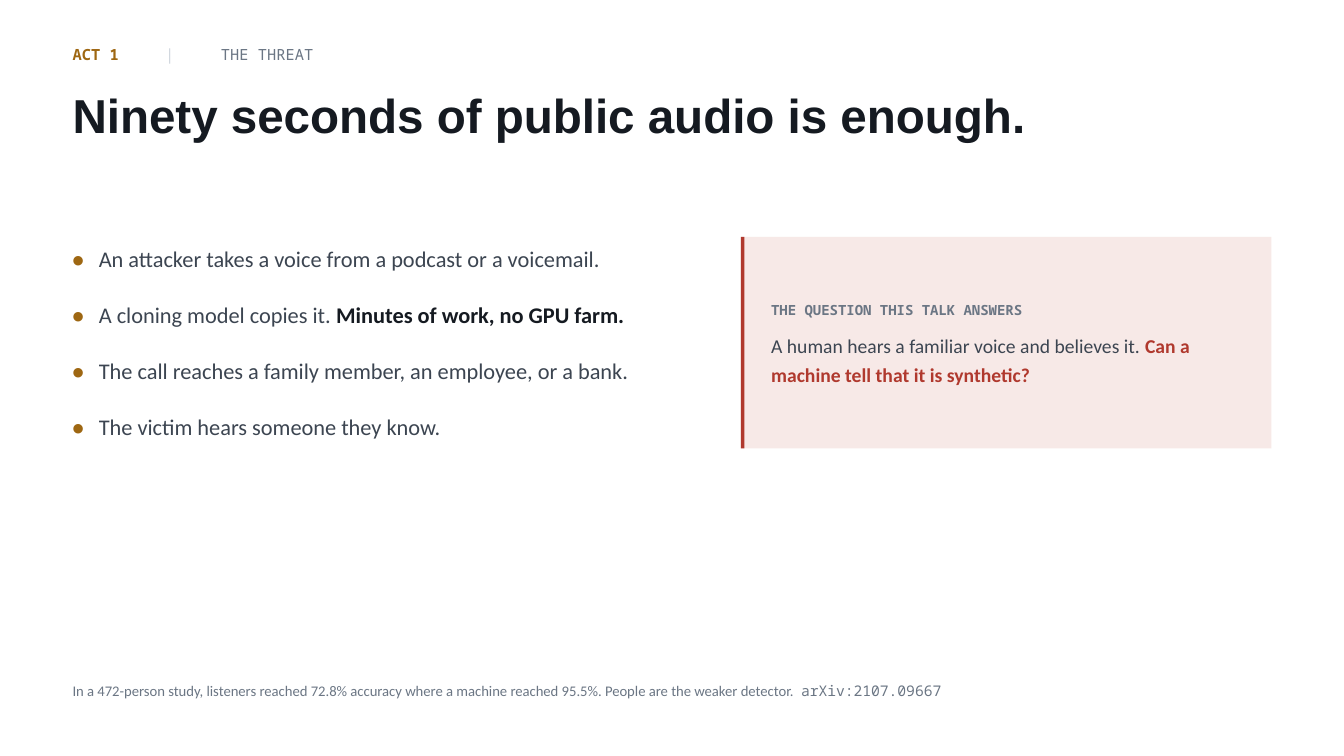
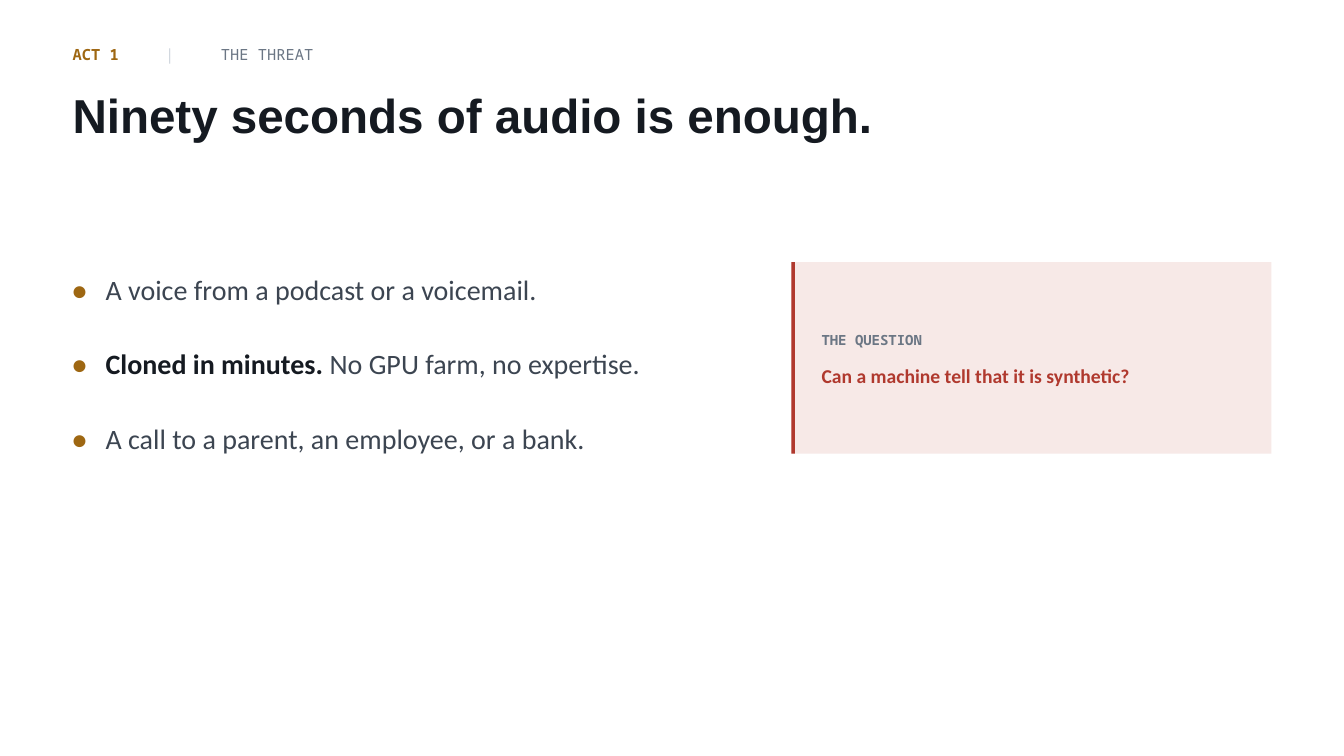
Before and after one commit to mertBiricik/vishing, a slide deck: slide 2 of slides/proposal.pptx. Drawn at 1344x756 pixels with LibreOffice and Linux fonts; fonts in the diff are those of the drawing. Boxes give left, top, right and bottom in pixels: in the first picture for what was removed or moved away, otherwise in the second. Text is boxed around its words. In the diff, an @@ line names an element or a change of style, - is before the commit and + after.

```diff
--- a/slides/proposal.pptx
+++ b/slides/proposal.pptx
@@ text at <box>73,98,872,143</box>: text changed @@
-Ninety seconds of public audio is enough.
+Ninety seconds of audio is enough.
@@ rectangle: place and size @@
-rectangle at <box>741,237,1271,449</box>
+rectangle at <box>791,262,1271,454</box>
@@ rectangle: place and size @@
-rectangle at <box>741,237,745,449</box>
+rectangle at <box>791,262,796,454</box>
@@ text at <box>106,280,640,454</box>: text changed; size 16 to 20 pt @@
-• An attacker takes a voice from a podcast or a voicemail.
-• A cloning model copies it. Minutes of work, no GPU farm.
-• The call reaches a family member, an employee, or a bank.
-• The victim hears someone they know.
+• A voice from a podcast or a voicemail.
+• Cloned in minutes. No GPU farm, no expertise.
+• A call to a parent, an employee, or a bank.
@@ text at <box>822,335,1129,386</box>: text changed; text colour #3C4551 to #B0392E @@
-THE QUESTION THIS TALK ANSWERS
-A human hears a familiar voice and believes it. Can a machine tell that it is synthetic?
+THE QUESTION
+Can a machine tell that it is synthetic?
@@ text removed at <box>73,685,941,699</box> @@
-In a 472-person study, listeners reached 72.8% accuracy where a machine reached 95.5%. People are the weaker detector. arXiv:2107.09667
```
Also in this commit, not shown: 11 other slides changed, 1 slide added, 2 other files.
